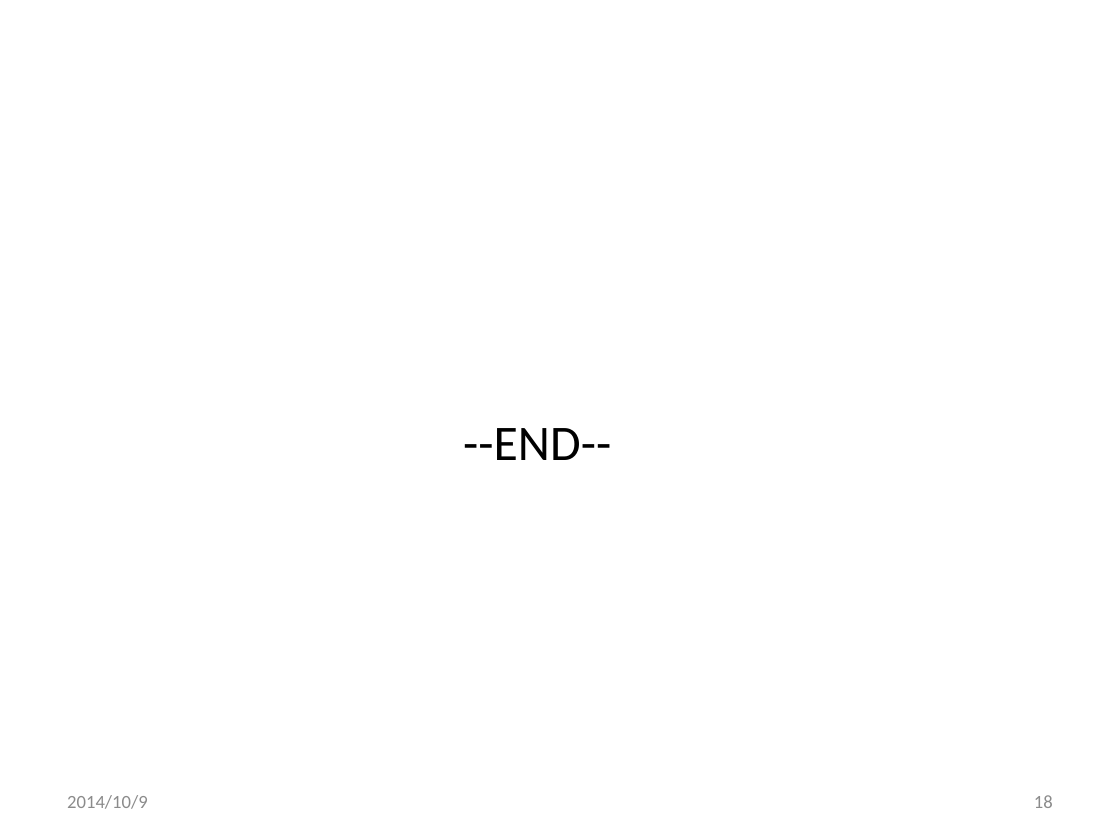
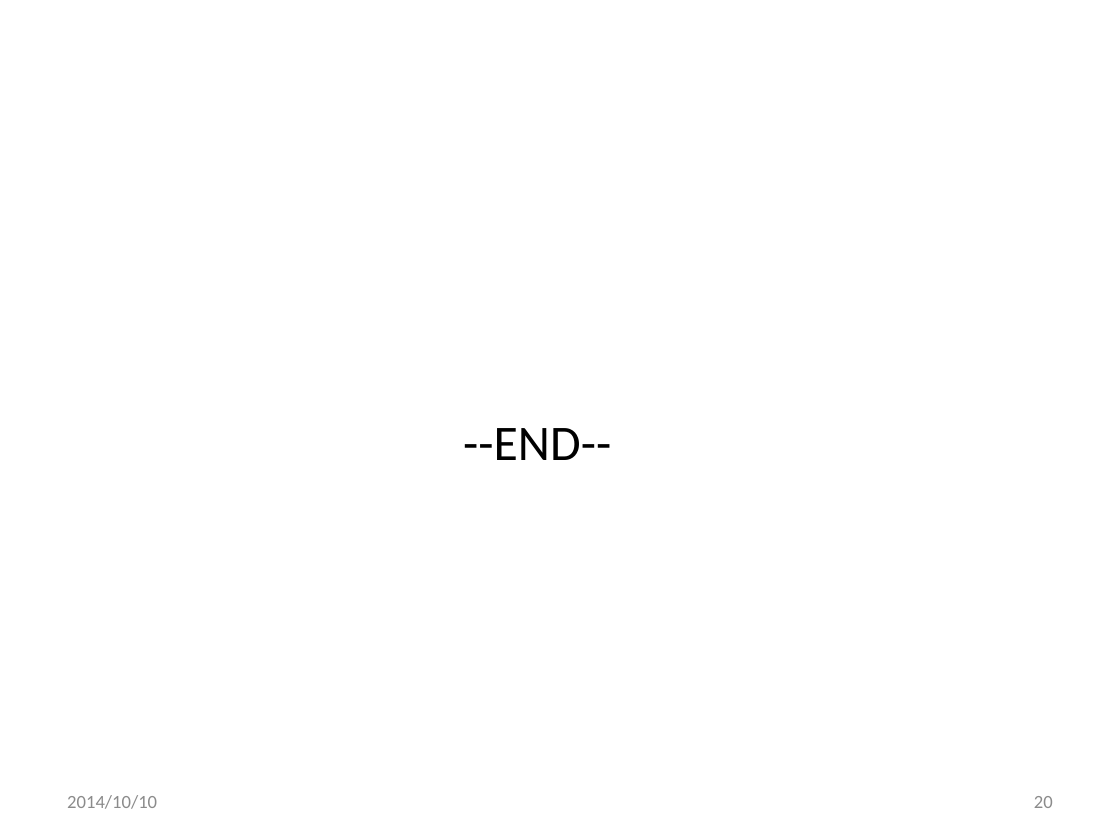
Before and after one commit to xlgwr/pie, a slide deck: slide 20 of FrmPIE/0PackingInformationEntry.pptx (slide 18 before the commit). Drawn at 1120x840 pixels with LibreOffice and Linux fonts; fonts in the diff are those of the drawing; background and template pictures are left out. Boxes give left, top, right and bottom in pixels: in the first picture for what was removed or moved away, otherwise in the second. Text is boxed around its words. In the diff, an @@ line names an element or a change of style, - is before the commit and + after.

```diff
--- a/FrmPIE/0PackingInformationEntry.pptx
+++ b/FrmPIE/0PackingInformationEntry.pptx
@@ text at <box>67,795,157,809</box>: text changed @@
-2014/10/9
+2014/10/10
@@ page number at <box>1034,796,1053,808</box>: text changed @@
-18
+20
```
Also in this commit, not shown: 17 other slides changed, 2 slides added, 14 other files.
